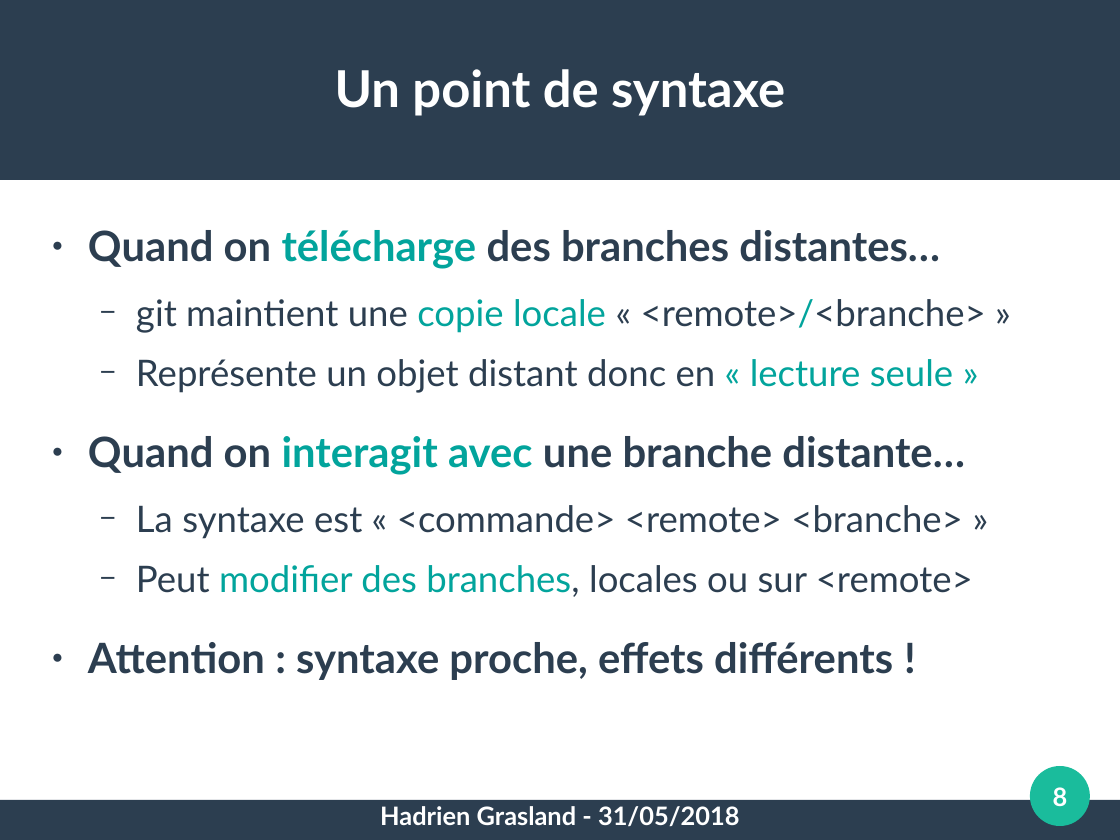
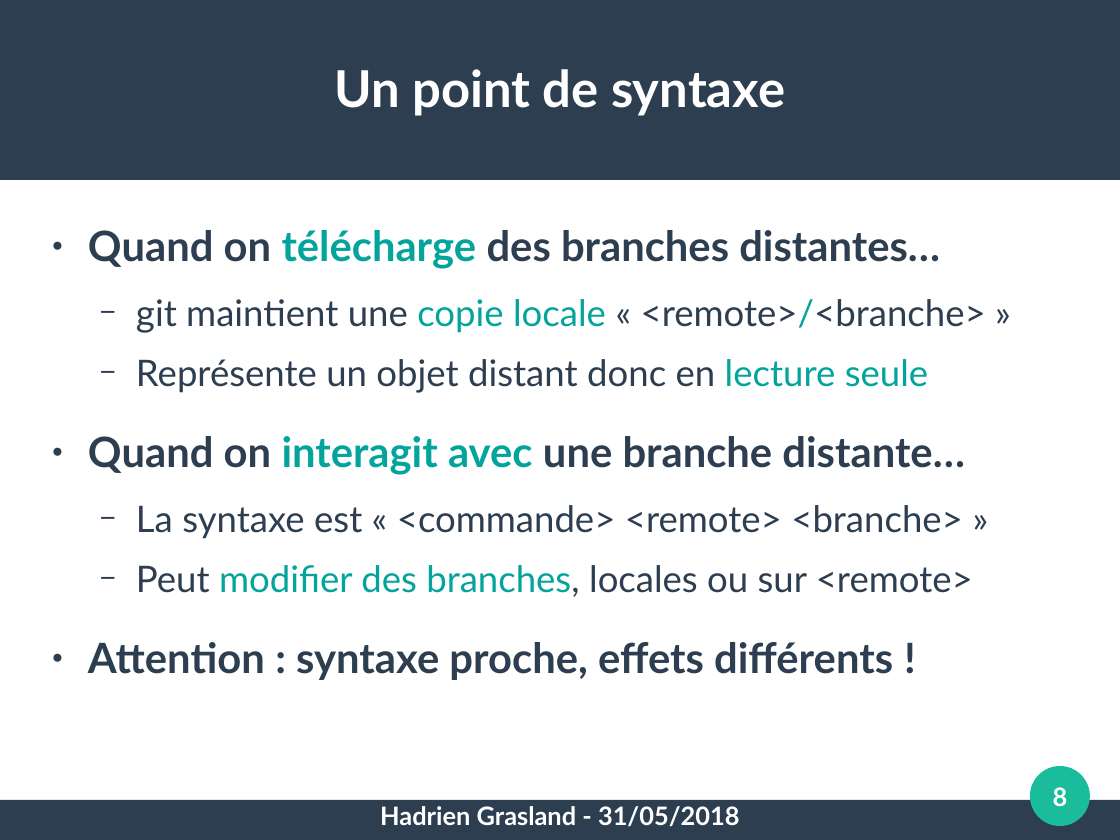
Before and after one commit to pushou/formation-git, a slide deck: slide 8 of 4-Distribution.odp. Drawn at 1120x840 pixels with LibreOffice and Linux fonts; fonts in the diff are those of the drawing. Boxes give left, top, right and bottom in pixels: in the first picture for what was removed or moved away, otherwise in the second. Text is boxed around its words. In the diff, an @@ line names an element or a change of style, - is before the commit and + after.

```diff
--- a/4-Distribution.odp
+++ b/4-Distribution.odp
@@ text at box(136, 359, 928, 393): text changed @@
-  − Représente un objet distant donc en « lecture seule »
+  − Représente un objet distant donc en lecture seule
```
Also in this commit, not shown: 1 other slide changed, 1 other file.
